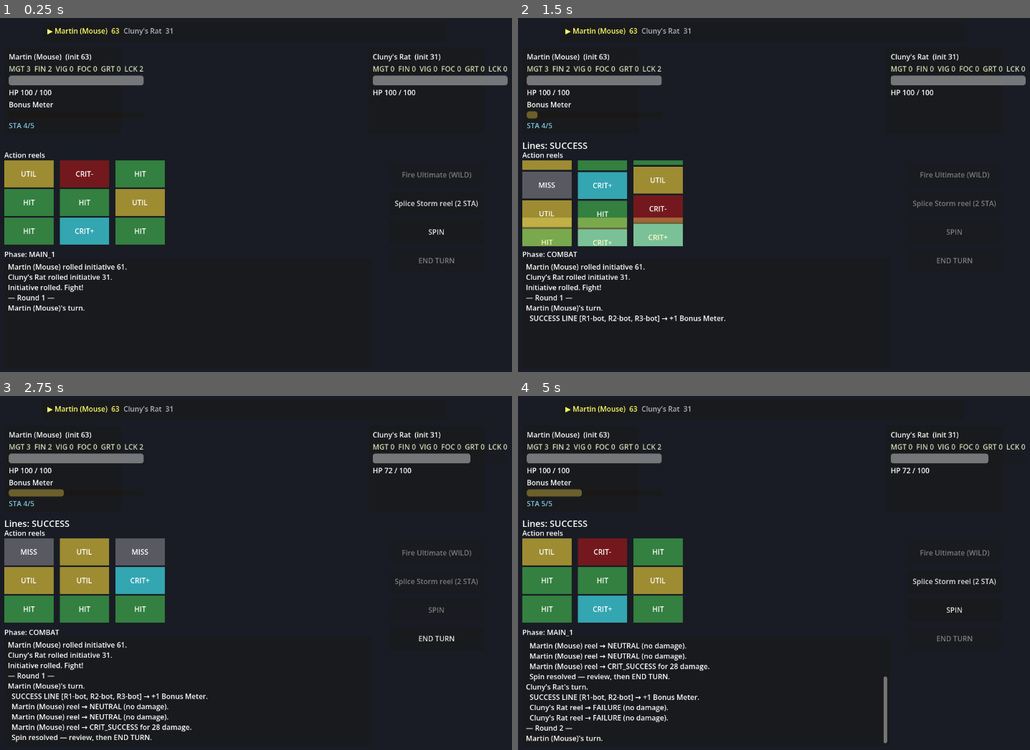
Above: before the commit, frames 1-4 (two rows, left to right).
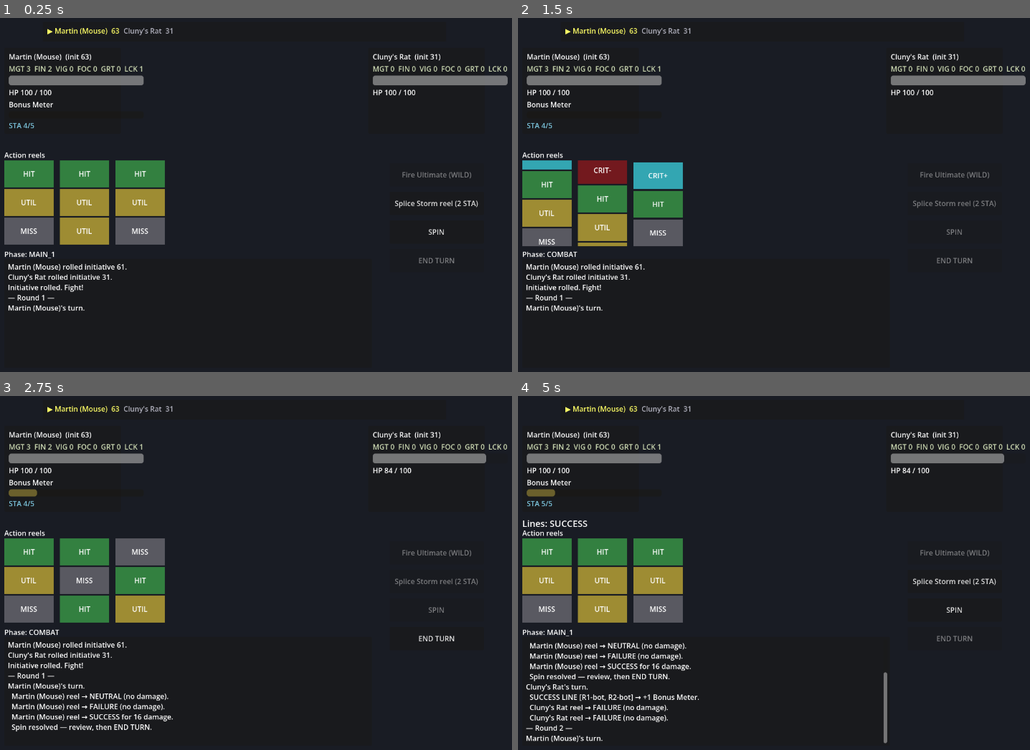
Above: after the commit, the same moments.

Repository: djkipyaboy/bunnies
Game: Godot game, scene res://combat/combat.tscn
The game is run twice, just before and just after one commit, with the same random seed, the same clock (stepped at 60 frames per second) and the same inputs.
Inputs:
- Up to frame 1 (0.25 s): no input
- Up to frame 2 (1.5 s): click "SPIN" at 0.5 s
- Up to frame 3 (2.75 s): no input
- Up to frame 4 (5 s): click "END TURN" at 2.75 s

The runs differ from the first frame. In frame 1, 5.2% of the frame differs, in the area x 0-33%, y 13-65%; in frame 2, 6.7%, in the area x 0-41%, y 13-87%; in frame 3, 6.1%; in frame 4, 5.8%.

Commit message:
docs: current handoff for the paused combat prototype; Martin Luck 2->1
Rewrites HANDOFF.md to a current snapshot + WHERE-WE-LEFT-OFF/next-phase
(pause to design races/classes/abilities/buffs-debuffs, then return for
that content + full N-vs-M party combat). Brings ARCHITECTURE.md as-built
current (staging, stacking, paylines, stats/gear+tie-break, STUNNED, reel
shuffle, Ultimate crit-bias, Luck) and updates CLAUDE.md §8 status.
Drops Martin's starter Luck to 1 for future testing.

Co-Authored-By: Claude Opus 4.8 <noreply@anthropic.com>

Diff:
--- a/combat/combat.gd
+++ b/combat/combat.gd
@@ -74,11 +74,12 @@
 	add_child(_phase_manager)
 
 	# [ASSUMPTION] starter armor: Might 3 (noticeable +3/hit), Finesse 2 (wins the init tie vs the rat),
-	# Luck 2 (adds 2 crit-success faces to each weapon reel — a visible crit bump; see apply_luck).
+	# Luck 1 (adds 1 crit-success face to each weapon reel — kept low; 1pt/crit-face is strong, watch
+	# Luck items/classes for being overpowered — flagged for the content-design pass).
 	var jerkin_stats: Stats = Stats.new()
 	jerkin_stats.might = 3
 	jerkin_stats.finesse = 2
-	jerkin_stats.luck = 2
+	jerkin_stats.luck = 1
 	var jerkin: Gear = Gear.new()
 	jerkin.display_name = "Padded Jerkin"
 	jerkin.slot = Gear.Slot.ARMOR
Not shown, changed: ARCHITECTURE.md
Not shown, changed: CLAUDE.md
Not shown, changed: HANDOFF.md
